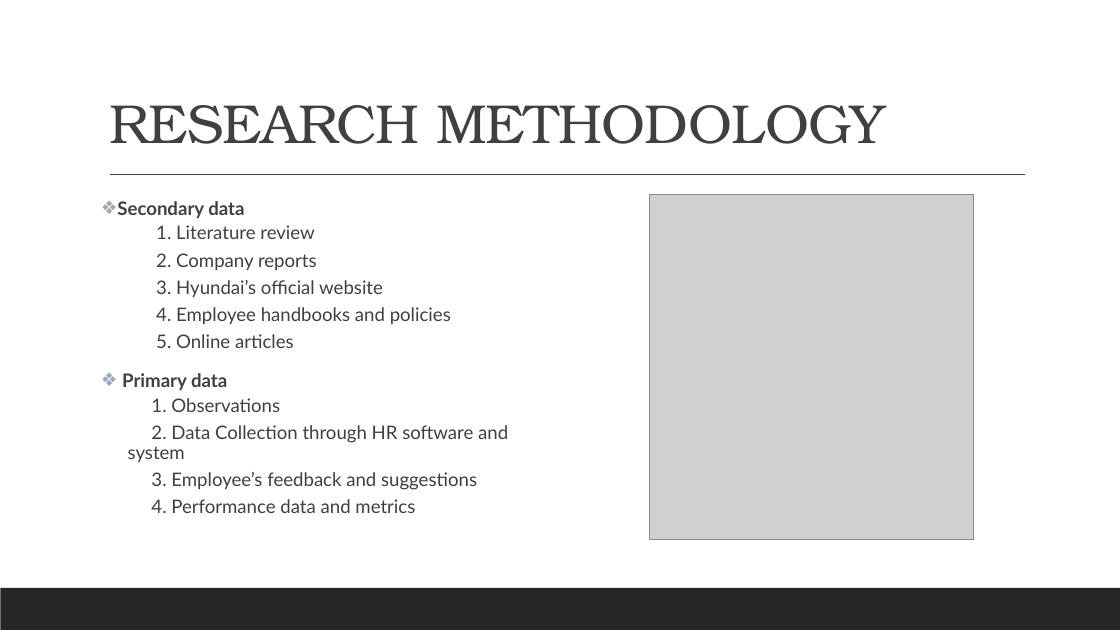
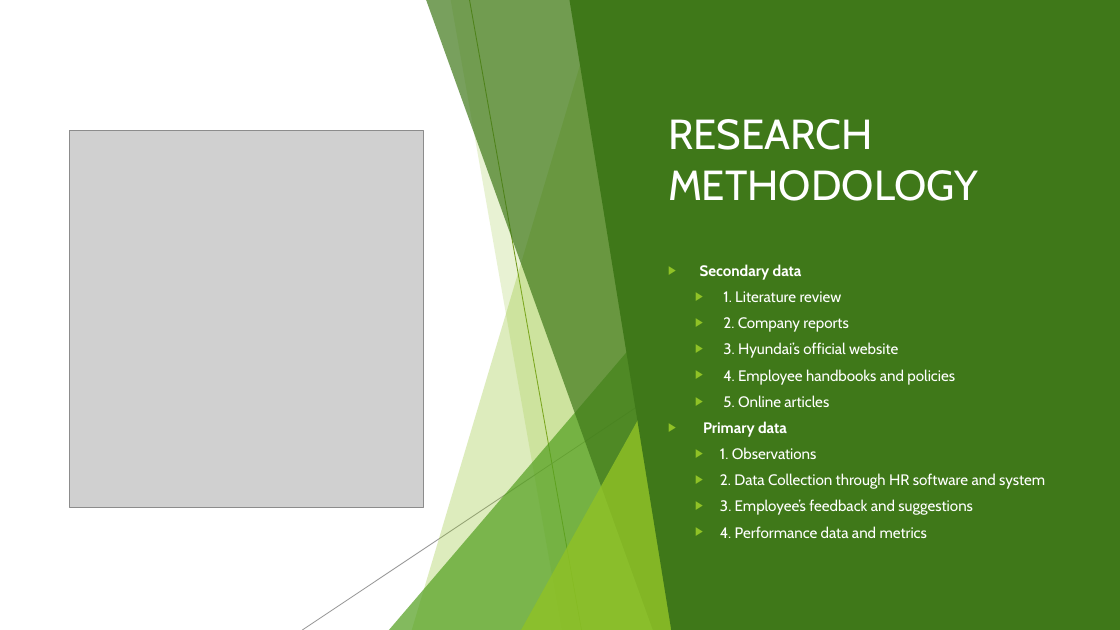
Before and after one commit to arjunrajput4638/ASHU, a slide deck: slide 6 of MB050_SAKSHI.pptx. Drawn at 1120x630 pixels with LibreOffice and Linux fonts; fonts in the diff are those of the drawing; grey boxes stand for pictures. Boxes give left, top, right and bottom in pixels: in the first picture for what was removed or moved away, otherwise in the second. Text is boxed around its words. In the diff, an @@ line names an element or a change of style, - is before the commit and + after.

```diff
--- a/MB050_SAKSHI.pptx
+++ b/MB050_SAKSHI.pptx
@@ rectangle added at <box>0,0,1120,630</box>, fill #FFFFFF @@
@@ freeform shape added at <box>412,0,688,630</box>, fill #90C226 at 30% opacity @@
@@ freeform shape added at <box>426,0,688,630</box>, fill #3F7819 at 70% opacity @@
@@ freeform shape added at <box>450,0,688,630</box>, fill #90C226 at 20% opacity @@
@@ line added from (470, 0) to (581, 630), #6C921D 0.75 pt @@
@@ freeform shape added at <box>570,0,1120,630</box>, fill #3F7819 @@
@@ title "RESEARCH METHODOLOGY": place and size @@
-title "RESEARCH METHODOLOGY" at <box>109,105,885,144</box>
+title "RESEARCH METHODOLOGY" at <box>668,119,978,201</box>
@@ title "RESEARCH METHODOLOGY" at <box>668,119,978,201</box>: size 47 to 36 pt, font TeX Gyre Bonum to Cabin, text colour #404040 to #FFFFFF, letter spacing -0.5 to 0 pt; line spacing 0.9 to 1; vertical alignment bottom to middle @@
@@ picture: place and size @@
-picture at <box>649,195,974,539</box>
+picture at <box>70,131,424,507</box>
@@ line removed from (110, 175) to (1026, 175) @@
@@ text "Secondary data": place and size @@
-text "Secondary data" at <box>117,201,508,513</box>
+text "Secondary data" at <box>700,264,1045,538</box>
@@ text "Secondary data" at <box>700,264,1045,538</box>: size 16 to 12.9 pt, font Lato to Cabin, text colour #404040 to #FFFFFF; bullet ❖ to ▶; line spacing 0.9 to 0.8; less space between paragraphs; bullet colour #9BA8B7 to #90C226; bullet none to ▶; more space between paragraphs @@
@@ triangle added at <box>389,280,688,630</box>, fill #54A021 at 72% opacity @@
@@ line added from (740, 339) to (302, 630), #808080 0.75 pt @@
@@ triangle added at <box>521,330,688,630</box>, fill #90C226 at 80% opacity @@
@@ group added at <box>0,0,1120,630</box>: 5 freeform shapes, 3 triangles @@
@@ group added at <box>0,0,1120,630</box>: 5 freeform shapes, 3 triangles, 2 lines @@
@@ rectangle removed at <box>0,588,1120,630</box> @@
```
Also in this commit, not shown: 12 other slides changed, 1 slide added, 1 slide removed.
